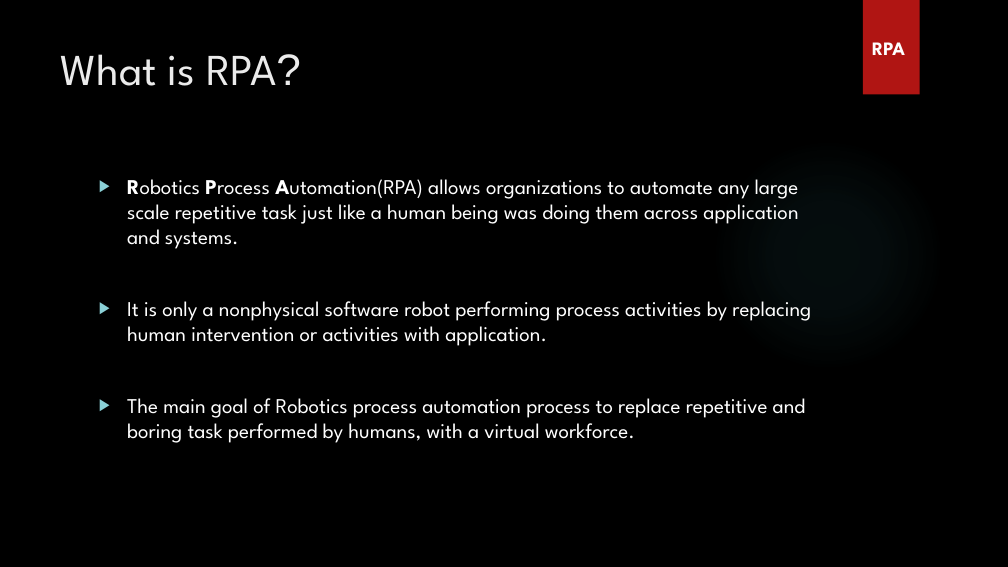
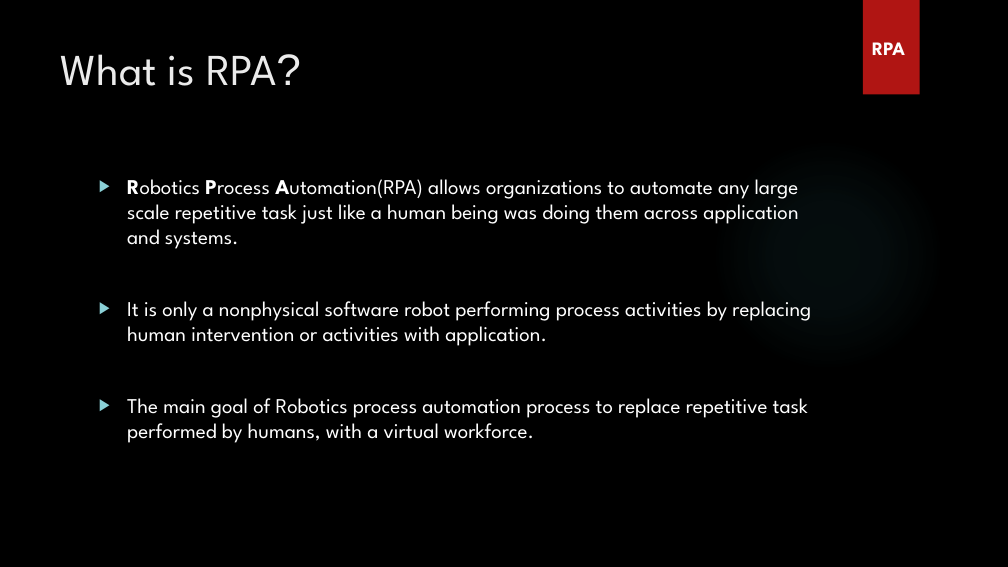
Before and after one commit to arunpandianm/RPA_Webinar, a slide deck: slide 2 of Robotic Process Automation.pptx. Drawn at 1008x567 pixels with LibreOffice and Linux fonts; fonts in the diff are those of the drawing; background and template pictures are left out. Boxes give left, top, right and bottom in pixels: in the first picture for what was removed or moved away, otherwise in the second. Text is boxed around its words. In the diff, an @@ line names an element or a change of style, - is before the commit and + after.

Commit message:
Updated PPTx

```diff
--- a/Robotic Process Automation.pptx
+++ b/Robotic Process Automation.pptx
@@ text at bbox=[127, 398, 808, 443]: text changed @@
-▶ The main goal of Robotics process automation process to replace repetitive and boring task performed by humans, with a virtual workforce.
+▶ The main goal of Robotics process automation process to replace repetitive task performed by humans, with a virtual workforce.
```
Also in this commit, not shown: 3 other slides changed.
